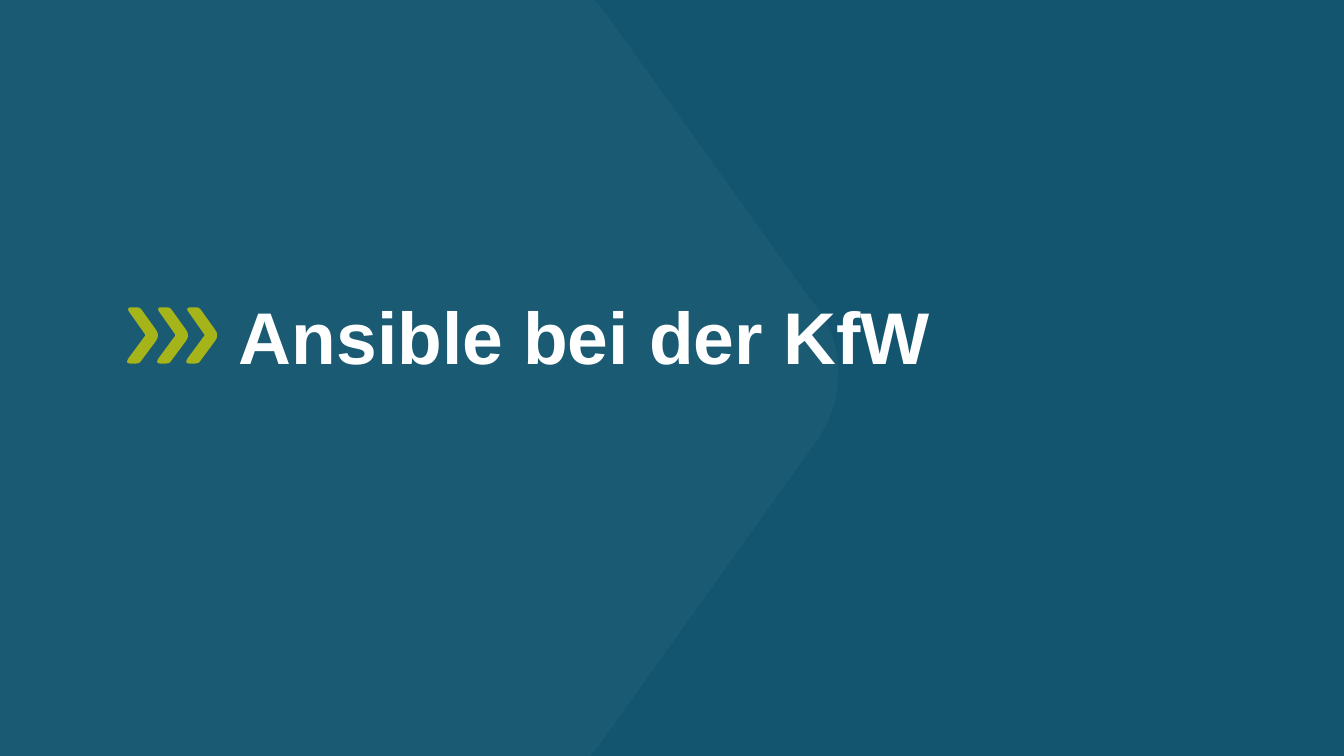
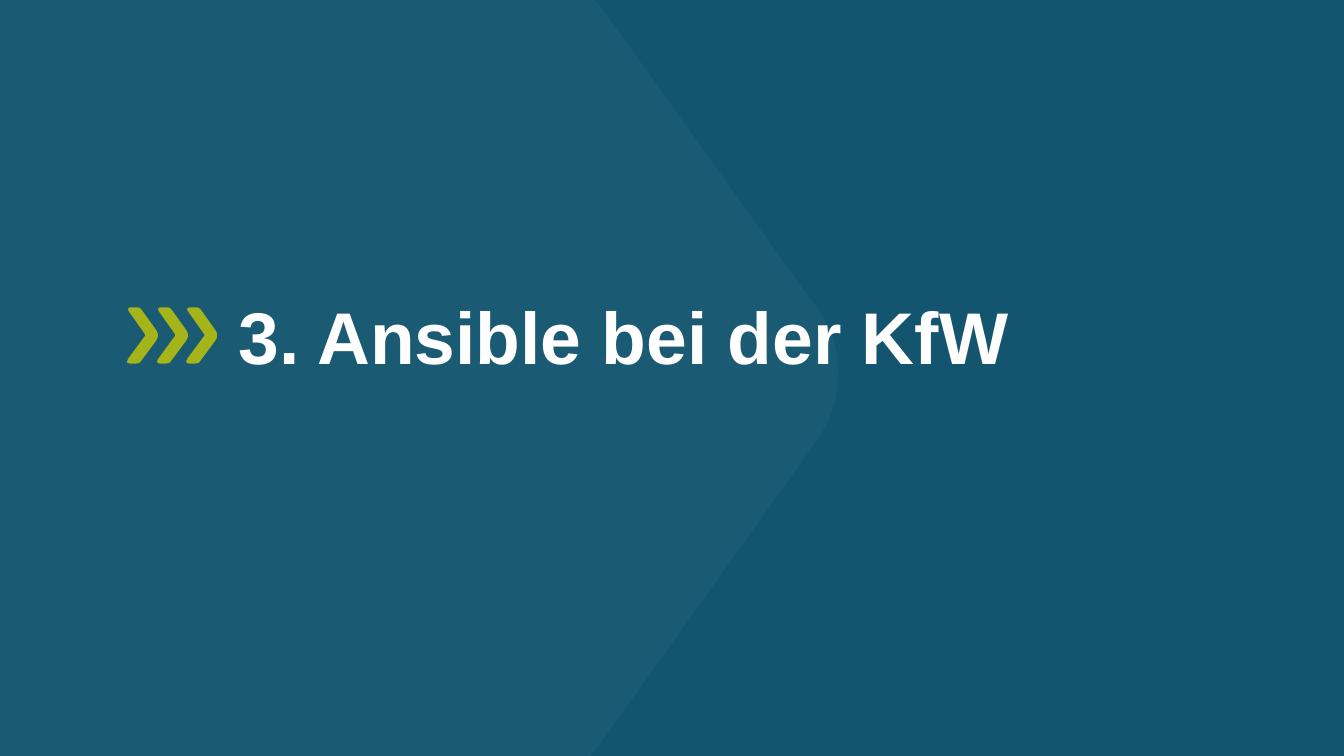
Before and after one commit to comboomPunkTsucht/OSZIMT-repo-ITA12_aps, a slide deck: slide 9 of Drites AusbildungsJahr/Ansible-ITA12-Aps,Fabian-KfW.pptx. Drawn at 1344x756 pixels with LibreOffice and Linux fonts; fonts in the diff are those of the drawing. Boxes give left, top, right and bottom in pixels: in the first picture for what was removed or moved away, otherwise in the second. Text is boxed around its words. In the diff, an @@ line names an element or a change of style, - is before the commit and + after.

```diff
--- a/Drites AusbildungsJahr/Ansible-ITA12-Aps,Fabian-KfW.pptx
+++ b/Drites AusbildungsJahr/Ansible-ITA12-Aps,Fabian-KfW.pptx
@@ title at box(239, 311, 1008, 365): text changed @@
-Ansible bei der KfW
+3. Ansible bei der KfW
```
Also in this commit, not shown: 2 other slides changed.
